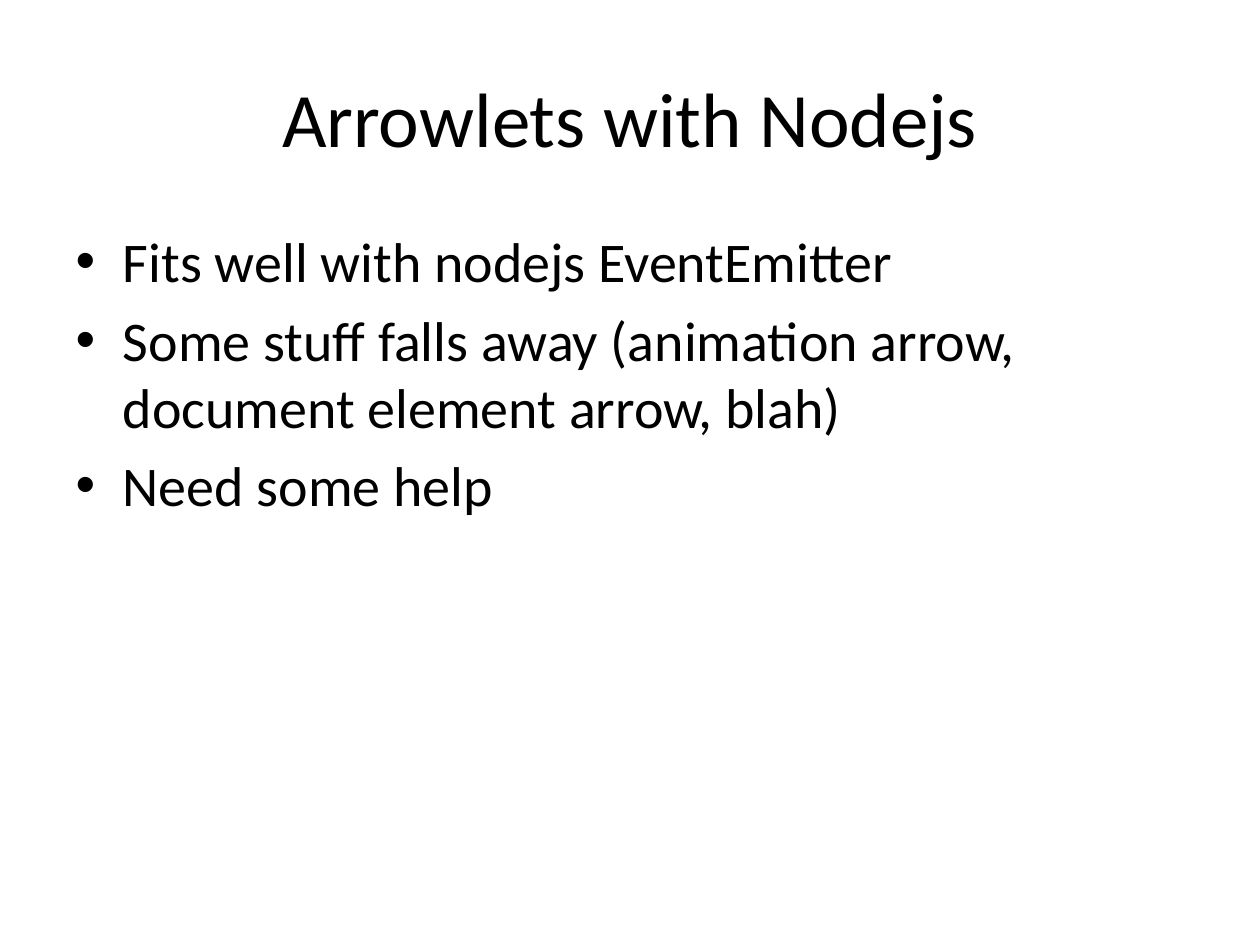
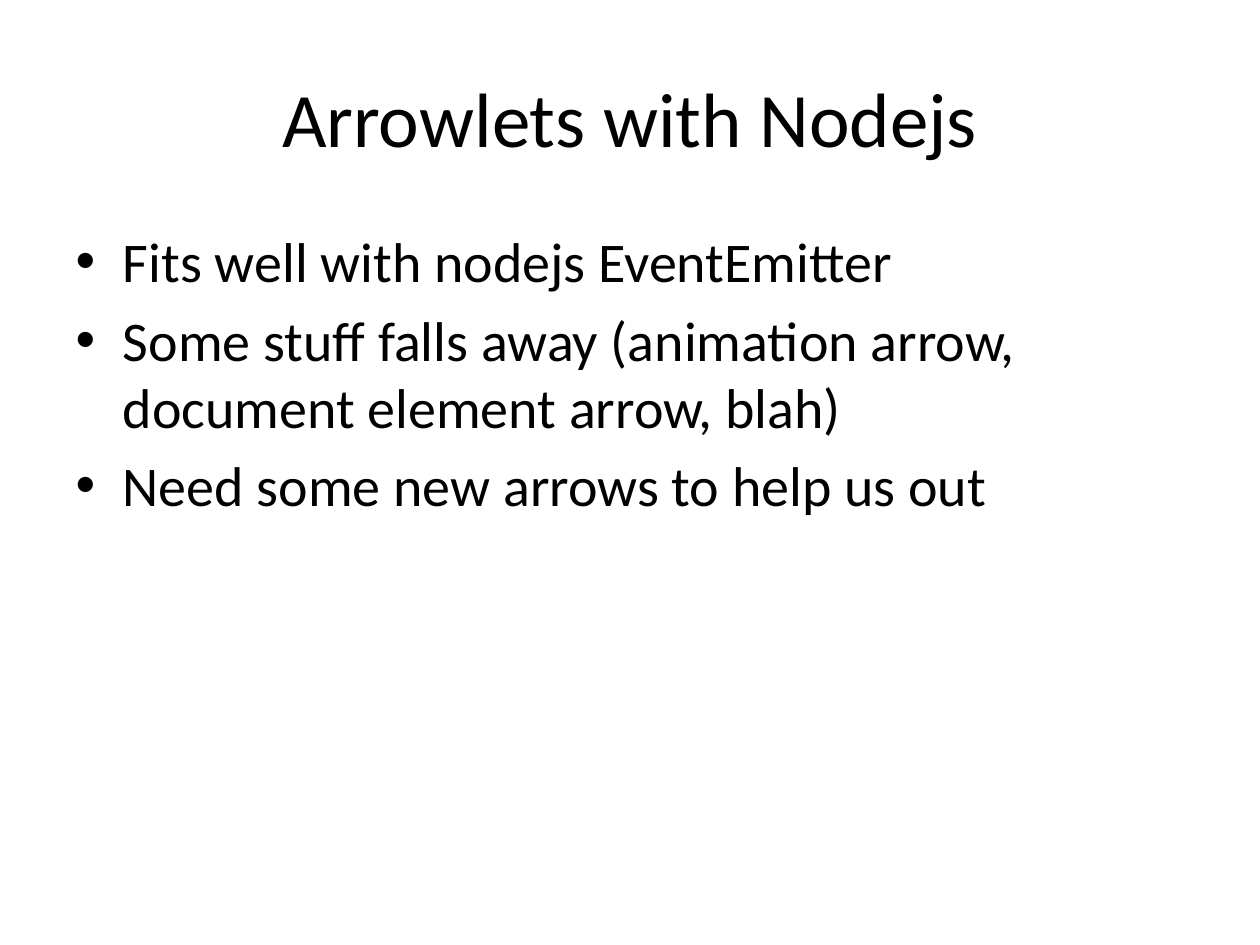
Before and after one commit to enright/arrowlets, a slide deck: slide 18 of MonadsOfDoomArrowsOfTime.pptx (slide 14 before the commit). Drawn at 1260x945 pixels with LibreOffice and Linux fonts; fonts in the diff are those of the drawing. Boxes give left, top, right and bottom in pixels: in the first picture for what was removed or moved away, otherwise in the second. Text is boxed around its words. In the diff, an @@ line names an element or a change of style, - is before the commit and + after.

```diff
--- a/MonadsOfDoomArrowsOfTime.pptx
+++ b/MonadsOfDoomArrowsOfTime.pptx
@@ text at (123, 467, 986, 515): text changed @@
-• Need some help
+• Need some new arrows to help us out
```
Also in this commit, not shown: 2 other slides changed, 8 slides added.
